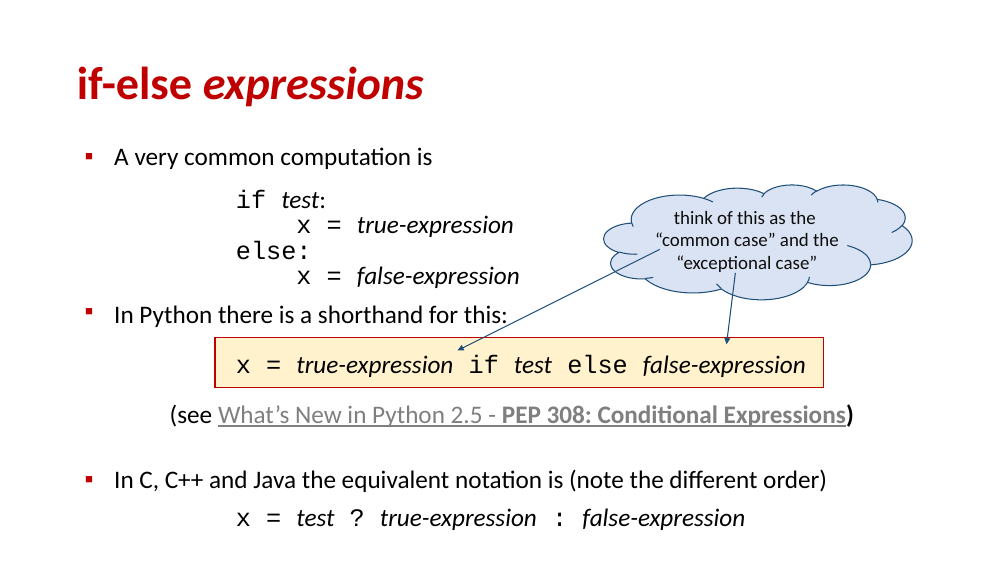
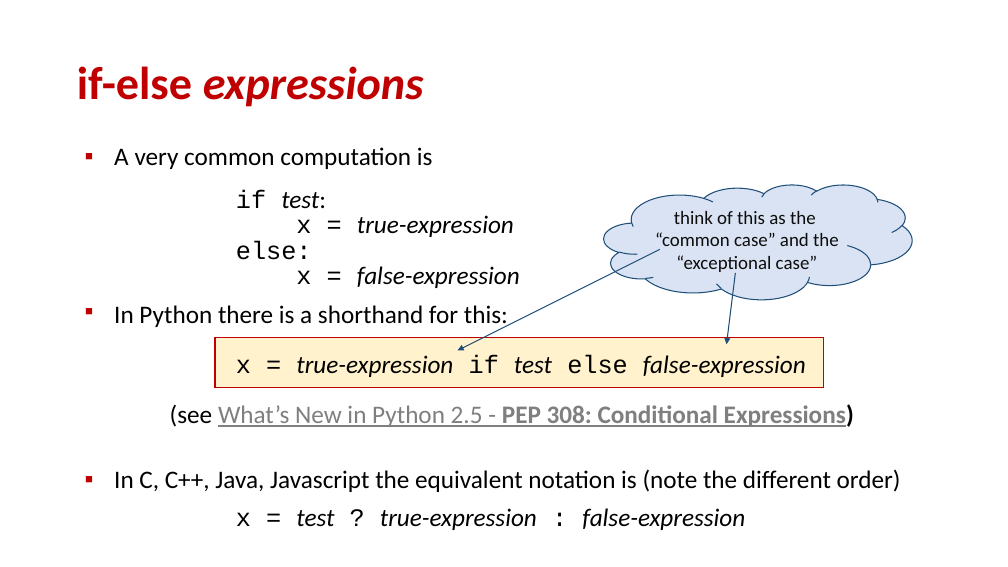
Before and after one commit to gsbrodal/gsbrodal.github.io, a slide deck: slide 10 of ipsa/slides/control.pptx. Drawn at 1008x567 pixels with LibreOffice and Linux fonts; fonts in the diff are those of the drawing. Boxes give left, top, right and bottom in pixels: in the first picture for what was removed or moved away, otherwise in the second. Text is boxed around its words. In the diff, an @@ line names an element or a change of style, - is before the commit and + after.

```diff
--- a/ipsa/slides/control.pptx
+++ b/ipsa/slides/control.pptx
@@ text at (x1=114, y1=469, x2=901, y2=492): text changed @@
-▪ In C, C++ and Java the equivalent notation is (note the different order)
+▪ In C, C++, Java, Javascript the equivalent notation is (note the different order)
```
Also in this commit, not shown: 5 other files.
